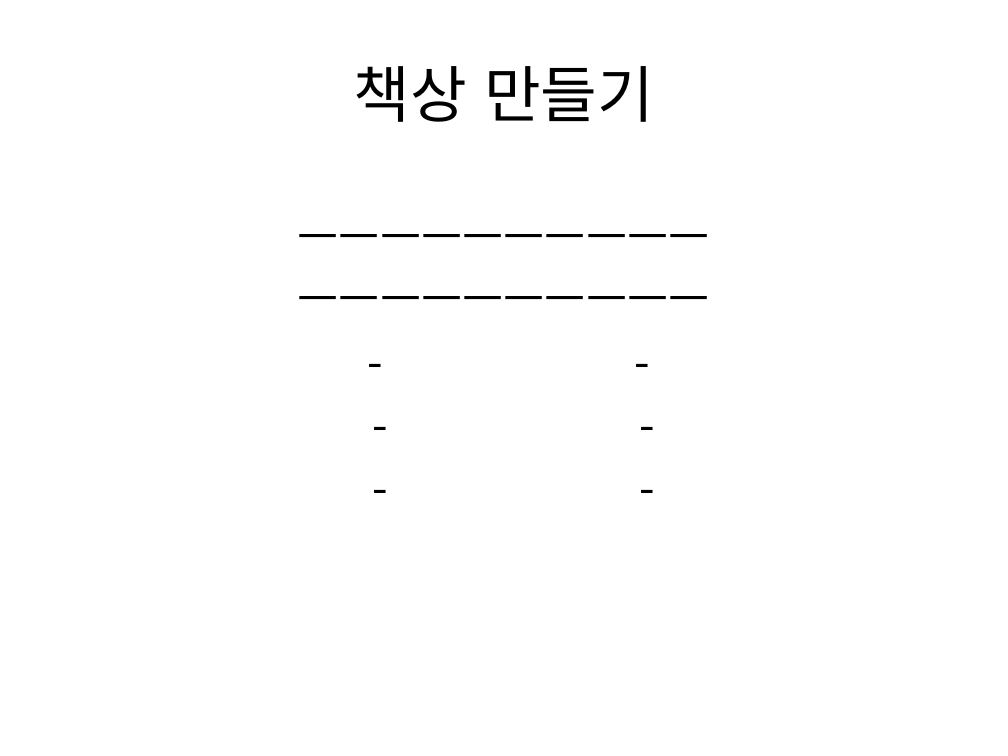
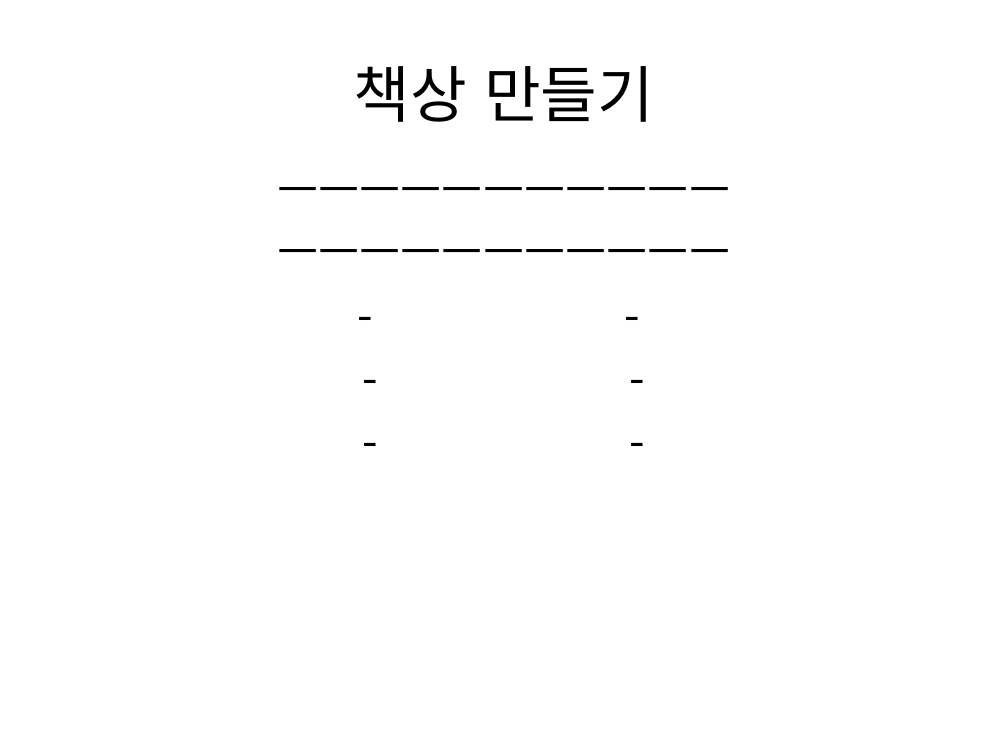
Before and after one commit to IamGroooooot/cien-unity-2019, a slide deck: slide 23 of 1주차.pptx (slide 19 before the commit). Drawn at 1008x756 pixels with LibreOffice and Linux fonts; fonts in the diff are those of the drawing. Boxes give left, top, right and bottom in pixels: in the first picture for what was removed or moved away, otherwise in the second. Text is boxed around its words. In the diff, an @@ line names an element or a change of style, - is before the commit and + after.

```diff
--- a/1주차.pptx
+++ b/1주차.pptx
@@ text "ㅡㅡㅡㅡㅡㅡㅡㅡㅡㅡㅡ": place and size @@
-text "ㅡㅡㅡㅡㅡㅡㅡㅡㅡㅡㅡ" at [298, 234, 710, 299]
+text "ㅡㅡㅡㅡㅡㅡㅡㅡㅡㅡㅡ" at [277, 187, 730, 252]
@@ text at [277, 187, 730, 252]: text changed @@
-ㅡㅡㅡㅡㅡㅡㅡㅡㅡㅡ
-ㅡㅡㅡㅡㅡㅡㅡㅡㅡㅡ
+ㅡㅡㅡㅡㅡㅡㅡㅡㅡㅡㅡ
+ㅡㅡㅡㅡㅡㅡㅡㅡㅡㅡㅡ
```
Also in this commit, not shown: 8 other slides changed, 20 slides added, 1 slide removed.
